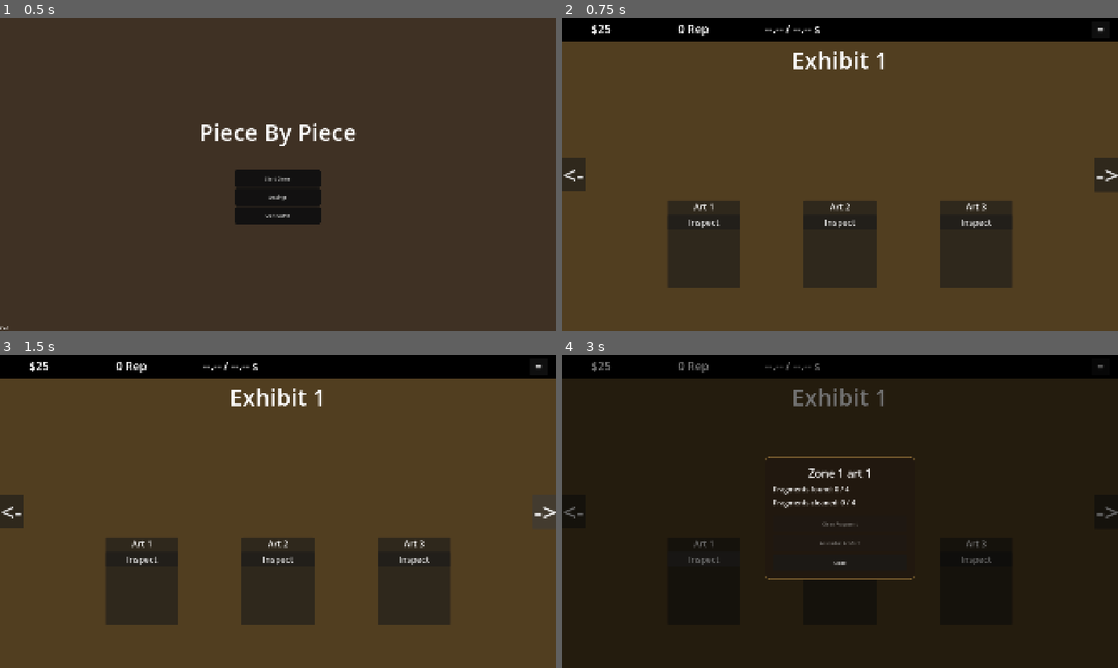
Above: before the commit, frames 1-4 (two rows, left to right).
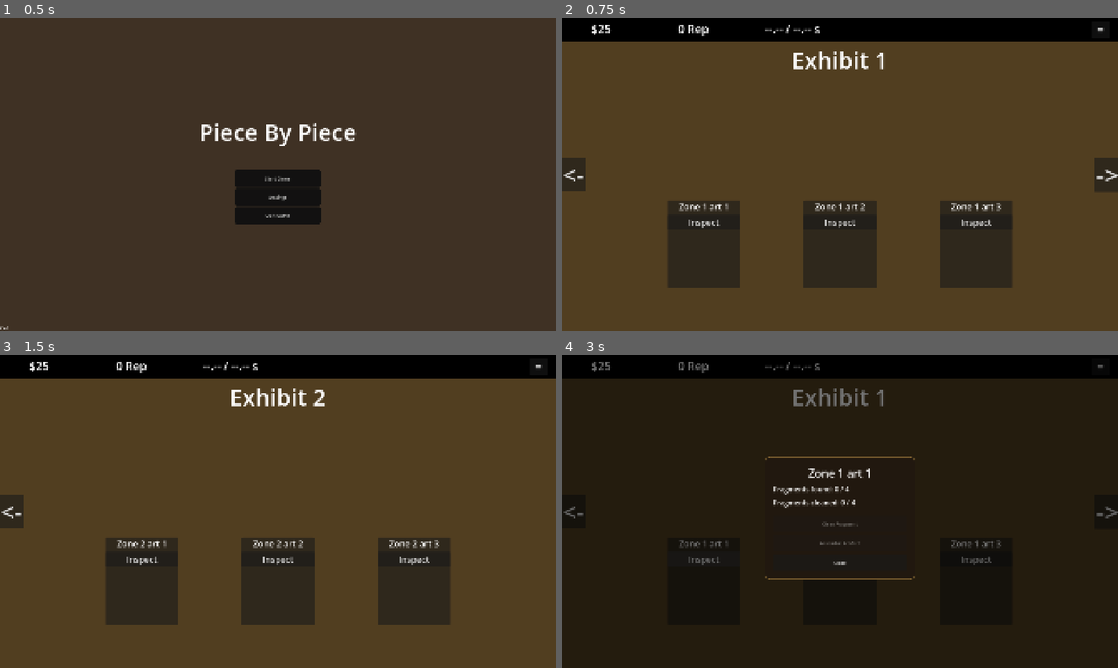
Above: after the commit, the same moments.

Repository: zsansone54/museum-game
Game: Godot game, scene res://MainMenu.tscn
The game is run twice, just before and just after one commit, with the same random seed, the same clock (stepped at 60 frames per second) and the same inputs.
Inputs:
- Up to frame 1 (0.5 s): no input
- Up to frame 2 (0.75 s): click "Start Game" at 0.5 s
- Up to frame 3 (1.5 s): click "->" at 1.25 s
- Up to frame 4 (3 s): click "<-" at 2 s; click "Inspect" at 2.75 s

Frame 1 is identical in both runs. In frame 2, 0.4% of the frame differs, in the area x 21-79%, y 59-62%; in frame 3, 0.5%, in the area x 21-100%, y 11-62%; in frame 4, 0.2%.

Commit message:
update exhibit2

Diff:
--- a/game/Exhibit1.gd
+++ b/game/Exhibit1.gd
@@ -9,6 +9,8 @@
 	$PauseMenu.action_selected.connect(_on_pause_menu_action_selected)
 	$SettingsMenu.closed.connect(_on_settings_menu_closed)
 
+	$RightButton.pressed.connect(_on_right_button_pressed)
+
 	$ArtifactMargin/Gallery/Artifact1/Display/InspectButton.pressed.connect(
 		_on_artifact_1_inspect_button_pressed
 	)
@@ -18,6 +20,13 @@
 	$ArtifactMargin/Gallery/Artifact3/Display/InspectButton.pressed.connect(
 		_on_artifact_3_inspect_button_pressed
 	)
+
+	$ArtifactMargin/Gallery/Artifact1/Display/ArtifactName.text = \
+		GameState.get_artifact_data(0)["name"]
+	$ArtifactMargin/Gallery/Artifact2/Display/ArtifactName.text = \
+		GameState.get_artifact_data(1)["name"]
+	$ArtifactMargin/Gallery/Artifact3/Display/ArtifactName.text = \
+		GameState.get_artifact_data(2)["name"]
 
 
 func _process(_delta: float) -> void:
@@ -54,6 +63,10 @@
 	$ArtifactMenu.open_menu(2)
 
 
+func _on_right_button_pressed() -> void:
+	get_tree().change_scene_to_file("res://Exhibit2.tscn")
+
+
 func _on_pause_menu_action_selected(action: String) -> void:
 	match action:
 		"resume":
--- a/game/Exhibit2.tscn
+++ b/game/Exhibit2.tscn
@@ -14,6 +14,39 @@
 grow_vertical = 2
 script = ExtResource("1_o8ey3")
 
+[node name="LockOverlay" type="Control" parent="." unique_id=1306285949]
+layout_mode = 1
+anchors_preset = 15
+anchor_right = 1.0
+anchor_bottom = 1.0
+grow_horizontal = 2
+grow_vertical = 2
+
+[node name="Dimmer" type="ColorRect" parent="LockOverlay" unique_id=1467375596]
+layout_mode = 1
+anchors_preset = 15
+anchor_right = 1.0
+anchor_bottom = 1.0
+grow_horizontal = 2
+grow_vertical = 2
+color = Color(0, 0, 0, 0.44313726)
+
+[node name="CenterContainer" type="CenterContainer" parent="LockOverlay" unique_id=1365891852]
+layout_mode = 0
+offset_right = 40.0
+offset_bottom = 40.0
+
+[node name="VBoxContainer" type="VBoxContainer" parent="LockOverlay/CenterContainer" unique_id=2064522600]
+layout_mode = 2
+
+[node name="LockTitleLabel" type="Label" parent="LockOverlay/CenterContainer/VBoxContainer" unique_id=1599607101]
+layout_mode = 2
+text = "Exhibit Locked"
+
+[node name="RequirementLabel" type="Label" parent="LockOverlay/CenterContainer/VBoxContainer" unique_id=1320365008]
+layout_mode = 2
+text = "Requires 35 Reputation"
+
 [node name="Background" type="ColorRect" parent="." unique_id=2015553693]
 layout_mode = 1
 anchors_preset = 15
@@ -86,7 +119,7 @@
 layout_mode = 2
 size_flags_horizontal = 4
 theme_override_font_sizes/font_size = 80
-text = "Exhibit 1"
+text = "Exhibit 2"
 
 [node name="LeftButton" type="Button" parent="." unique_id=1669915334]
 layout_mode = 1
@@ -100,22 +133,6 @@
 theme_override_font_sizes/font_size = 80
 text = "<-"
 
-[node name="RightButton" type="Button" parent="." unique_id=387485989]
-layout_mode = 1
-anchors_preset = 6
-anchor_left = 1.0
-anchor_top = 0.5
-anchor_right = 1.0
-anchor_bottom = 0.5
-offset_left = -80.0
-offset_top = -59.0
-offset_bottom = 59.0
-grow_horizontal = 0
-grow_vertical = 2
-scale = Vector2(1.1103836, 1.0138812)
-theme_override_font_sizes/font_size = 80
-text = "->"
-
 [node name="ArtifactMargin" type="MarginContainer" parent="." unique_id=1526326832]
 layout_mode = 1
 anchors_preset = 7
@@ -149,7 +166,7 @@
 layout_mode = 2
 size_flags_horizontal = 4
 theme_override_font_sizes/font_size = 30
-text = "Art 1"
+text = "Art 4"
 
 [node name="DisplayCase" type="TextureRect" parent="ArtifactMargin/Gallery/Artifact1/Display" unique_id=448968607]
 layout_mode = 2
@@ -171,7 +188,7 @@
 layout_mode = 2
 size_flags_horizontal = 4
 theme_override_font_sizes/font_size = 30
-text = "Art 2"
+text = "Art 5"
 
 [node name="DisplayCase" type="TextureRect" parent="ArtifactMargin/Gallery/Artifact2/Display" unique_id=1210014034]
 layout_mode = 2
@@ -193,7 +210,7 @@
 layout_mode = 2
 size_flags_horizontal = 4
 theme_override_font_sizes/font_size = 30
-text = "Art 3"
+text = "Art 6"
 
 [node name="DisplayCase" type="TextureRect" parent="ArtifactMargin/Gallery/Artifact3/Display" unique_id=901363634]
 layout_mode = 2
--- a/game/exhibit2.gd
+++ b/game/exhibit2.gd
@@ -3,11 +3,15 @@
 @onready var funds_label: Label = $Top/TopHudMargin/TopHud/FundsLabel
 @onready var rep_label: Label = $Top/TopHudMargin/TopHud/RepLabel
 @onready var countdown_label: Label = $Top/TopHudMargin/TopHud/CountdownLabel
+@onready var lock_overlay: Control = $LockOverlay
+@onready var requirement_label: Label = $LockOverlay/CenterContainer/VBoxContainer/RequirementLabel
 
 
 func _ready() -> void:
 	$PauseMenu.action_selected.connect(_on_pause_menu_action_selected)
 	$SettingsMenu.closed.connect(_on_settings_menu_closed)
+
+	$LeftButton.pressed.connect(_on_left_button_pressed)
 
 	$ArtifactMargin/Gallery/Artifact1/Display/InspectButton.pressed.connect(
 		_on_artifact_1_inspect_button_pressed
@@ -19,9 +23,19 @@
 		_on_artifact_3_inspect_button_pressed
 	)
 
+	$ArtifactMargin/Gallery/Artifact1/Display/ArtifactName.text = \
+		GameState.get_artifact_data(3)["name"]
+	$ArtifactMargin/Gallery/Artifact2/Display/ArtifactName.text = \
+		GameState.get_artifact_data(4)["name"]
+	$ArtifactMargin/Gallery/Artifact3/Display/ArtifactName.text = \
+		GameState.get_artifact_data(5)["name"]
+
+	update_lock_state()
+
 
 func _process(_delta: float) -> void:
 	update_hud()
+	update_lock_state()
 
 
 func update_hud() -> void:
@@ -42,16 +56,28 @@
 		]
 
 
+func update_lock_state() -> void:
+	var area: Dictionary = GameState.get_area_data(1)
+	var is_unlocked: bool = GameState.is_area_unlocked(area)
+
+	lock_overlay.visible = !is_unlocked
+	requirement_label.text = "Requires %d Reputation" % area["unlock_required_rep"]
+
+
 func _on_artifact_1_inspect_button_pressed() -> void:
-	$ArtifactMenu.open_menu(0)
+	$ArtifactMenu.open_menu(3)
 
 
 func _on_artifact_2_inspect_button_pressed() -> void:
-	$ArtifactMenu.open_menu(1)
+	$ArtifactMenu.open_menu(4)
 
 
 func _on_artifact_3_inspect_button_pressed() -> void:
-	$ArtifactMenu.open_menu(2)
+	$ArtifactMenu.open_menu(5)
+
+
+func _on_left_button_pressed() -> void:
+	get_tree().change_scene_to_file("res://Exhibit1.tscn")
 
 
 func _on_pause_menu_action_selected(action: String) -> void:
